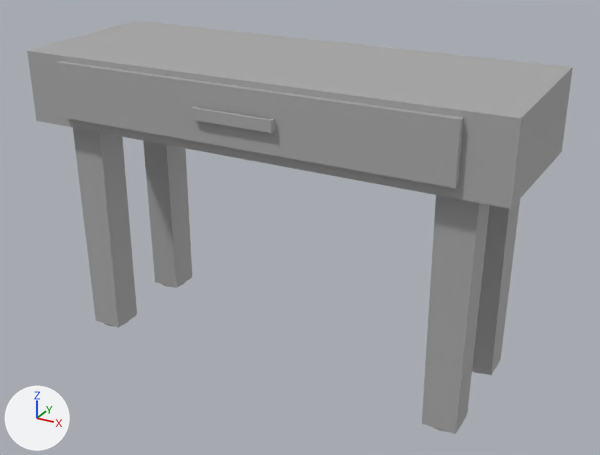
The FBX model Assets/3DModels/Environment/SideTableAssets/SideTable_A.fbx as it was, and as the next commit left it.
Camera for both pictures: a 50 mm camera at (1.95, -3.42, 2.44) aimed at (0.09, -0.03, 0.75). Arrows for +X, +Y and +Z are at lower left; the lights stay in place. The older version comes first. Where no turn or scale is listed for an object, it has been applied to the vertices.

Names of what the first picture shows: 'Drawer', 'Table'.
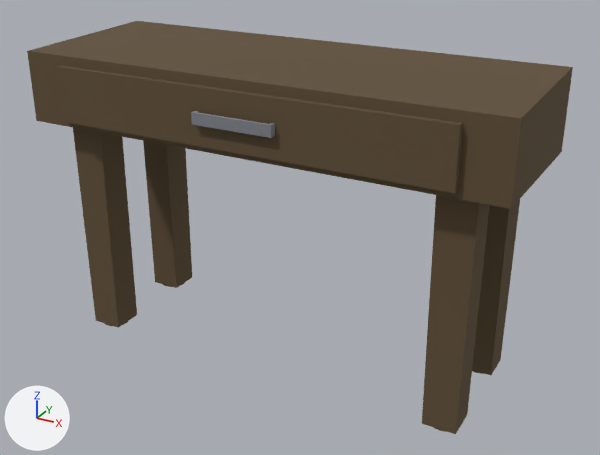
The newer file is also turned or shifted as a whole; pictures and numbers use the older file's frame.

What the commit changed:
Material 'MAT_WardrobeBase' (mat_mat_wardrobebase) is new.
Its base color is (0.118, 0.0784, 0.0392) (brown #604f38).
Its roughness is 1.0.
Material 'MAT_WardrobeSteel' (mat_mat_wardrobesteel) is new.
Its base color is (0.423, 0.439, 0.474) (grey #aeb1b7).
Its metallic is 1.0.
Its roughness is 1.0.
me_mesh_001 is used by ob_drawer; location (0.0, -0.063, 1.419).
me_mesh_001 had 88 vertices, 90 faces and spanned x -1.02..1.02, y -0.44..0.44, z -0.14..0.14.
me_mesh_001 no longer uses material mat_standardsurface1 (grey #aaaaaa).
me_mesh_001 now has 56 vertices, 56 faces and spans x -1.02..1.02, y -0.44..-0.32, z -0.16..0.12.
me_mesh_001 part 1: the loose piece of 48 vertices spanning x -0.21..0.21, y -0.44..-0.4, z -0.03..0.03 is moved by (0.0, 0.0, -0.02), in mat_mat_wardrobesteel (grey #aeb1b7).
me_mesh_001 part 2: the loose piece of 8 vertices spanning x -1.02..1.02, y -0.4..-0.32, z -0.14..0.14 is moved by (0.0, 0.0, -0.02), in mat_mat_wardrobebase (brown #604f38).
Other edits to the shape of me_mesh_001 do not show in these pictures.
me_mesh_001 gains material mat_mat_wardrobesteel (grey #aeb1b7).
me_mesh_001 gains material mat_mat_wardrobebase (brown #604f38).
me_mesh has 219 vertices, 279 faces and spans x -1.24..1.24, y -0.44..0.42, z -0.78..0.78.
me_mesh no longer uses material mat_standardsurface1 (grey #aaaaaa).
me_mesh gains material mat_mat_wardrobebase (brown #604f38).

Changed parts and their boxes (x1, y1, x2, y2) in the pictures (600 x 455 px; the box of a moved part takes in the faces that stretch with it):
'Table', recoloured (grey to brown)
    both: (27, 21, 573, 434)
'Drawer', reshaped, recoloured (grey to brown)
    before: (56, 61, 463, 188)
    after: (57, 65, 463, 193)
part 1 of me_mesh_001, moved or reshaped
    before: (191, 106, 275, 133)
    after: (191, 111, 275, 138)
part 2 of me_mesh_001, moved or reshaped
    before: (56, 61, 463, 188)
    after: (57, 65, 463, 193)
